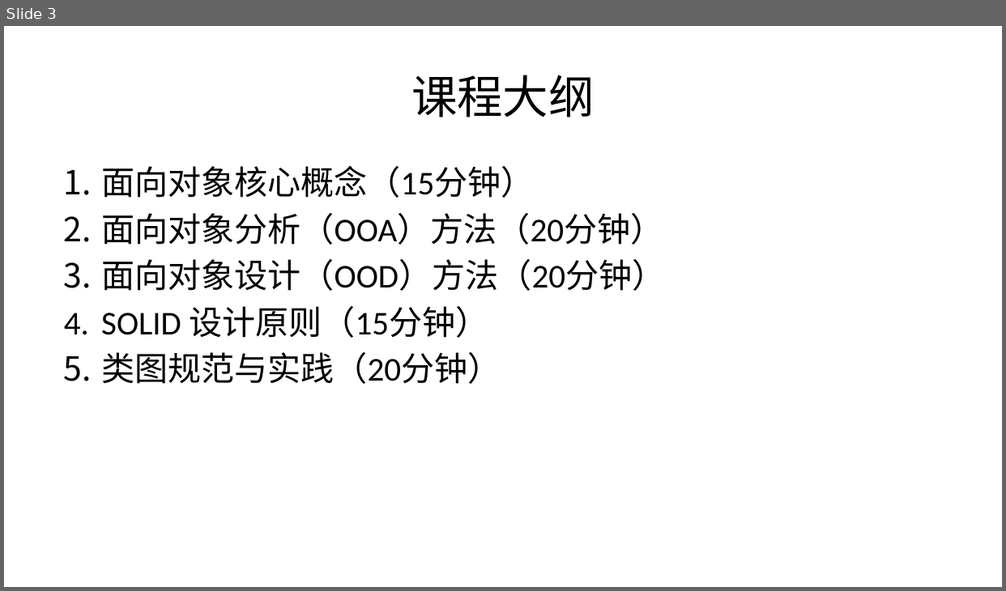
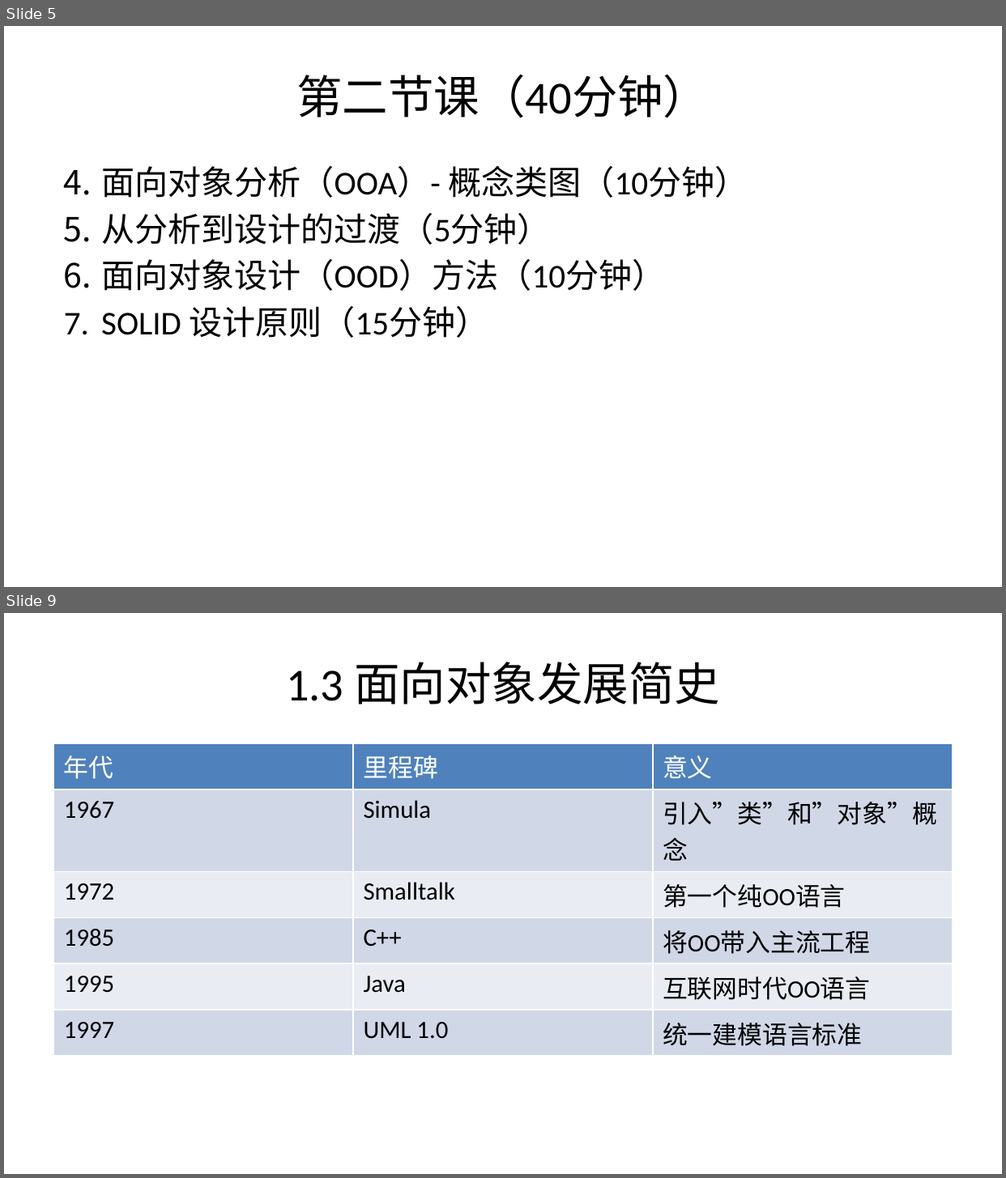
Before and after one commit to yinglichina8848/sqlrustgo-public, a slide deck: docs/教学计划/PPT/第3讲-面向对象分析设计与实现.pptx. Shown one above the other, each under a label of ours: slide 3 before the commit, slides 5 and 9 after it; the slides between them are not shown. The pictures are 1006x591 and 1006x1178 pixels, drawn with LibreOffice and Linux fonts; fonts in the diff are those of the drawing. Boxes give left, top, right and bottom in pixels: in the first picture for what was removed or moved away, otherwise in the second. Text is boxed around its words. In the diff, an @@ line names an element or a change of style, - is before the commit and + after.

Commit message:
docs: 重新组织第3讲PPT结构 - OOA用用例图→概念类图

```diff
--- a/docs/教学计划/PPT/第3讲-面向对象分析设计与实现.pptx
+++ b/docs/教学计划/PPT/第3讲-面向对象分析设计与实现.pptx
@@ slide 9 added at [4, 613, 1002, 1174], background #FFFFFF @@
@@ title added at [286, 662, 720, 705], 33 pt, text #000000 @@
+1.3 面向对象发展简史
@@ table added at [54, 743, 952, 1114], 6 rows, 3 columns @@
+年代 | 里程碑 | 意义
+1967 | Simula | 引入”类”和”对象”概念
+1972 | Smalltalk | 第一个纯OO语言
+1985 | C++ | 将OO带入主流工程
+1995 | Java | 互联网时代OO语言
+1997 | UML 1.0 | 统一建模语言标准
@@ what was slide 3 is now slide 5 @@
@@ slide 5 changed as well @@
@@ title at [296, 75, 709, 118]: text changed @@
-课程大纲
+第二节课（40分钟）
@@ text at [101, 166, 748, 291]: text changed @@
-1. 面向对象核心概念（15分钟）
-2. 面向对象分析（OOA）方法（20分钟）
-3. 面向对象设计（OOD）方法（20分钟）
+4. 面向对象分析（OOA）- 概念类图（10分钟）
+5. 从分析到设计的过渡（5分钟）
+6. 面向对象设计（OOD）方法（10分钟）
@@ text at [101, 352, 501, 384]: paragraph removed @@
-5. 类图规范与实践（20分钟）
```
Also in this commit, not shown: 17 other slides changed, 33 other slides added, 13 slides removed.
